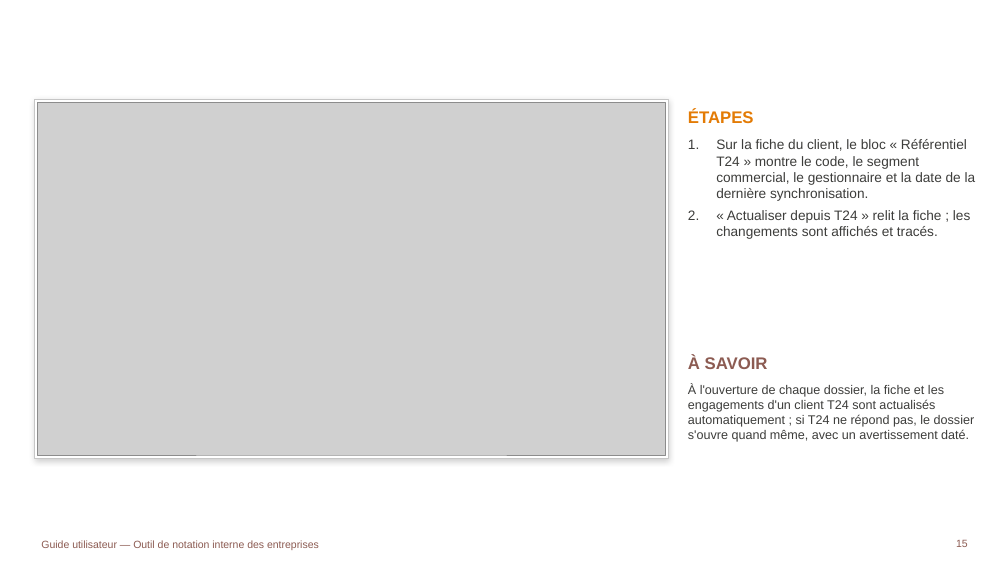
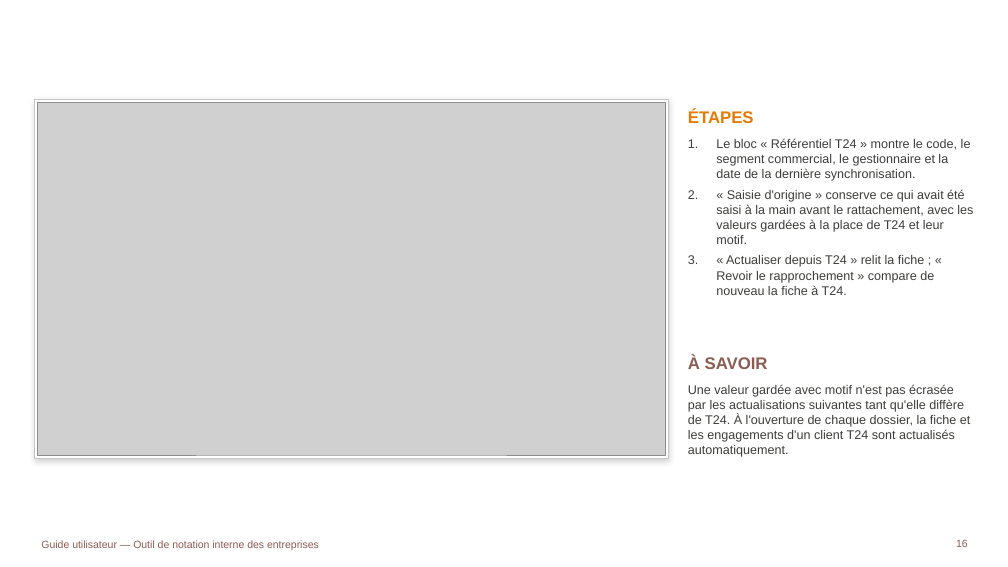
Before and after one commit to tariqeddoumi/Entreprise-scoring-cl, a slide deck: slide 16 of docs/guides/Guide_utilisateur_outil_notation.pptx (slide 15 before the commit). Drawn at 1008x567 pixels with LibreOffice and Linux fonts; fonts in the diff are those of the drawing; grey boxes stand for pictures; background and template pictures are left out. Boxes give left, top, right and bottom in pixels: in the first picture for what was removed or moved away, otherwise in the second. Text is boxed around its words. In the diff, an @@ line names an element or a change of style, - is before the commit and + after.

```diff
--- a/docs/guides/Guide_utilisateur_outil_notation.pptx
+++ b/docs/guides/Guide_utilisateur_outil_notation.pptx
@@ text at [716, 138, 973, 295]: text changed; size 13 to 12 pt @@
-1. Sur la fiche du client, le bloc « Référentiel T24 » montre le code, le segment commercial, le gestionnaire et la date de la dernière synchronisation.
-2. « Actualiser depuis T24 » relit la fiche ; les changements sont affichés et tracés.
+1. Le bloc « Référentiel T24 » montre le code, le segment commercial, le gestionnaire et la date de la dernière synchronisation.
+2. « Saisie d'origine » conserve ce qui avait été saisi à la main avant le rattachement, avec les valeurs gardées à la place de T24 et leur motif.
+3. « Actualiser depuis T24 » relit la fiche ; « Revoir le rapprochement » compare de nouveau la fiche à T24.
@@ text at [688, 384, 970, 457]: text changed @@
-À l'ouverture de chaque dossier, la fiche et les engagements d'un client T24 sont actualisés automatiquement ; si T24 ne répond pas, le dossier s'ouvre quand même, avec un avertissement daté.
+Une valeur gardée avec motif n'est pas écrasée par les actualisations suivantes tant qu'elle diffère de T24. À l'ouverture de chaque dossier, la fiche et les engagements d'un client T24 sont actualisés automatiquement.
@@ page number at [956, 539, 968, 547]: text changed @@
-15
+16
```
Also in this commit, not shown: 10 other slides changed, 8 slides added, 18 other files.
